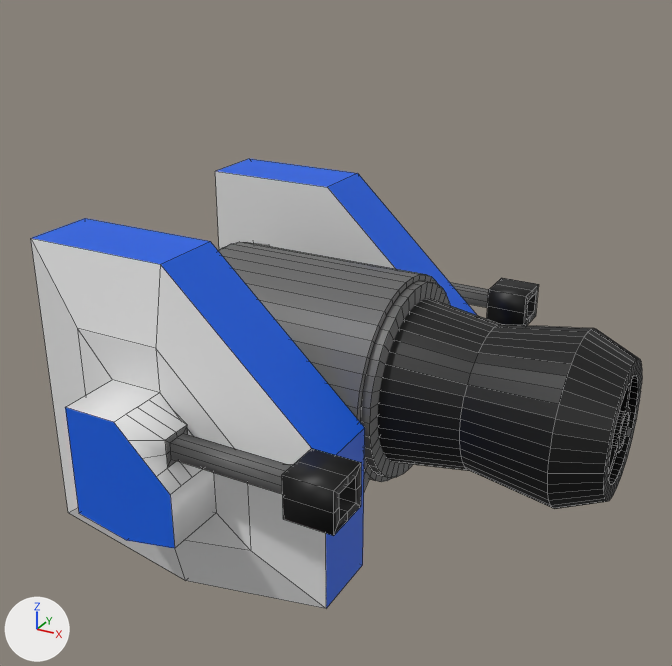
Renders of the FBX model gameoff2019/Assets/Models/Towers FBX/Middle Towers/Middle Tower B.fbx from each side of a commit.
Camera for both pictures: a 50 mm lens placed at (3.26, -5.08, 2.76), pointed at (0.25, 0.41, 0.01). Lighting does not change. The marker at lower left points along +X, +Y and +Z. Mesh edges are drawn as thin lines. Vertices at the same position are counted once.

The first picture shows 'Corpo'.
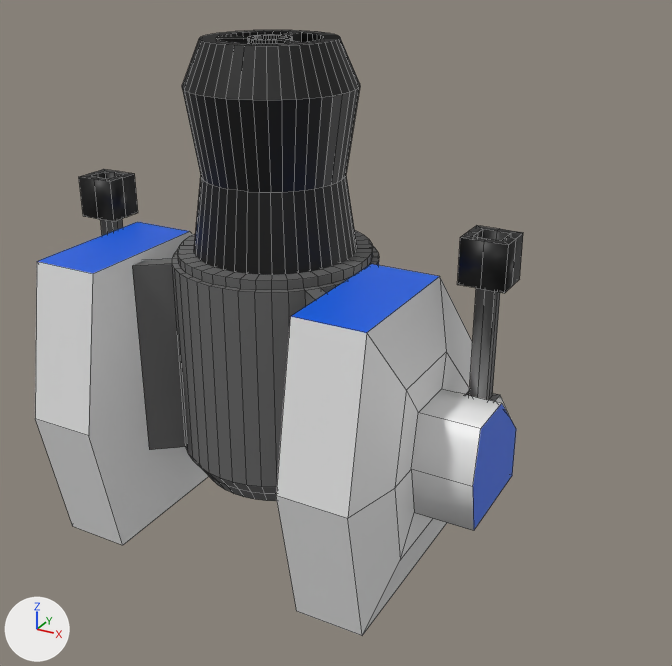
Commit message: Update Middle Towers

Where the change shows, as pixel boxes (x1, y1, x2, y2) in the pictures (672 x 666 px; the box of a moved part takes in the faces that stretch with it):
'Corpo', reshaped (20% narrower, 35% taller)
    before: (31, 159, 642, 608)
    after: (35, 30, 523, 636)
part 1 of me_cube_001, moved or reshaped
    before: (31, 218, 365, 608)
    after: (35, 169, 209, 545)
part 2 of me_cube_001, moved or reshaped
    before: (215, 159, 539, 326)
    after: (276, 225, 523, 636)
part 3 of me_cube_001, moved or reshaped
    before: (219, 242, 642, 509)
    after: (132, 30, 379, 501)

What changed in the scene script:
```text
Change me_cube_001:
    where me_cube_001.from_pydata(...)  # 985 vertices, 916 faces; spans x -1.13..2.42, y -1.7..3.02, z -1.2..1.0
    used by ob_corpo; location = (0.0, 0.0, 0.0)
    me_cube_001 part 1: the loose piece of 98 vertices spanning x -1.0..1.36, y -1.7..-0.72, z -1.2..1.0 is multiplied about its middle by the matrix ((0.0, 1.0, 0.0), (0.0, 0.0, 1.0), (1.0, 0.0, 0.0)), then moved by (-1.39, 1.12, -0.03)
    me_cube_001 part 2: the loose piece of 98 vertices spanning x -1.0..1.36, y 0.72..1.7, z -1.2..1.0 is multiplied about its middle by the matrix ((0.0, 1.0, 0.0), (0.0, 0.0, 1.0), (1.0, 0.0, 0.0)), then moved by (1.03, -1.31, -0.03)
    me_cube_001 part 3: the loose piece of 784 vertices spanning x -0.71..2.42, y -0.89..0.88, z -0.7..0.7 is multiplied about its middle by the matrix ((0.0, 1.0, 0.0), (0.0, 0.0, 1.0), (1.0, 0.0, 0.0)), then moved by (-0.86, 0.01, 0.55)
```
